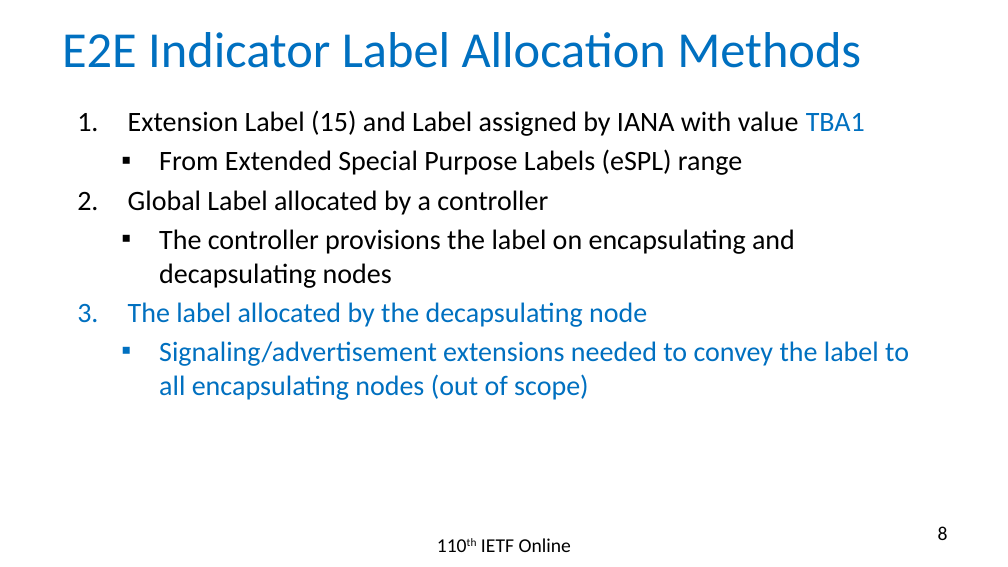
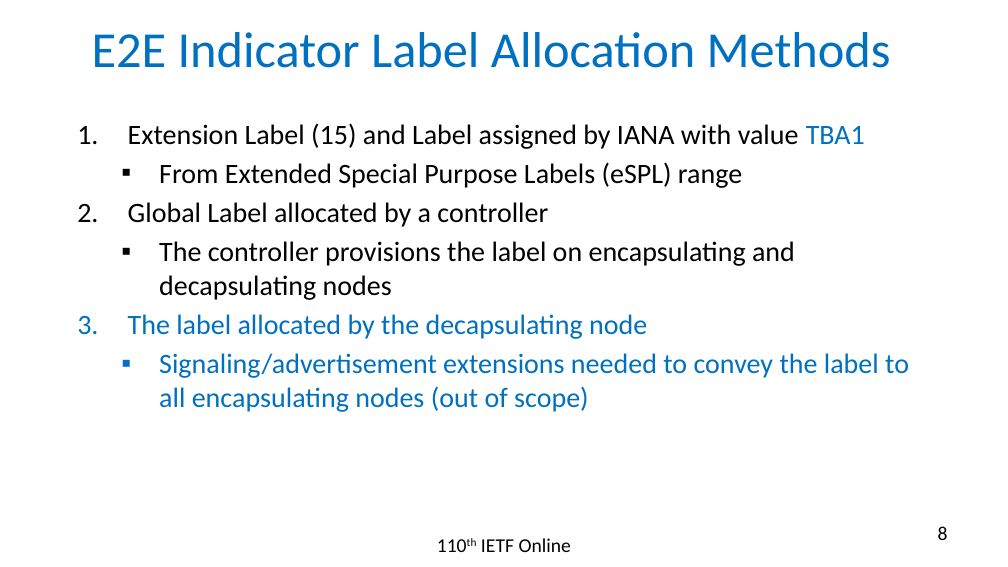
Before and after one commit to rakgandhi/ietf-slides, a slide deck: slide 8 of draft-gandhi-mpls-ioam-sr-05.pptx. Drawn at 1008x567 pixels with LibreOffice and Linux fonts; fonts in the diff are those of the drawing. Boxes give left, top, right and bottom in pixels: in the first picture for what was removed or moved away, otherwise in the second. Text is boxed around its words. In the diff, an @@ line names an element or a change of style, - is before the commit and + after.

```diff
--- a/draft-gandhi-mpls-ioam-sr-05.pptx
+++ b/draft-gandhi-mpls-ioam-sr-05.pptx
@@ title "E2E Indicator Label Allocation Methods": place and size @@
-title "E2E Indicator Label Allocation Methods" at box(62, 32, 861, 68)
+title "E2E Indicator Label Allocation Methods" at box(92, 32, 891, 68)
@@ text "Extension Label (15) and Label ...": place and size @@
-text "Extension Label (15) and Label ..." at box(128, 110, 909, 400)
+text "Extension Label (15) and Label ..." at box(128, 123, 909, 412)
```
Also in this commit, not shown: 9 other slides changed, 1 other file.
